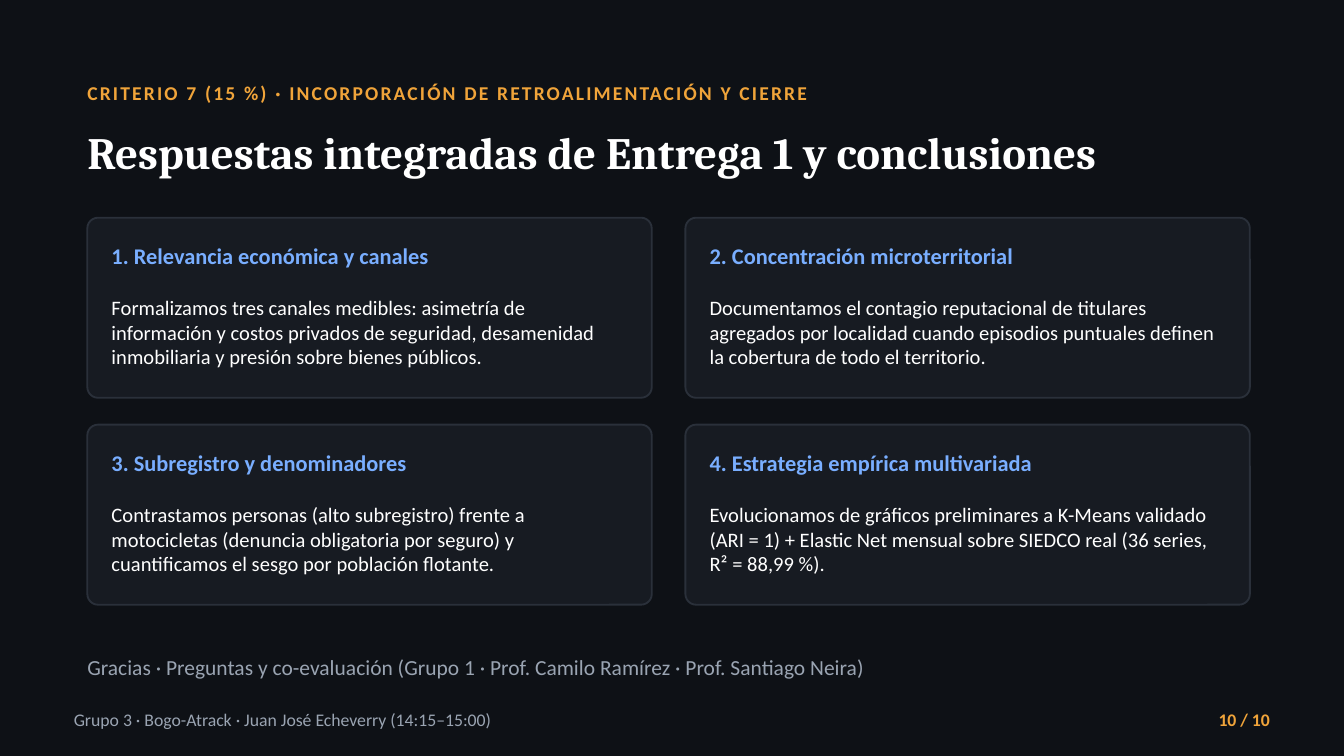
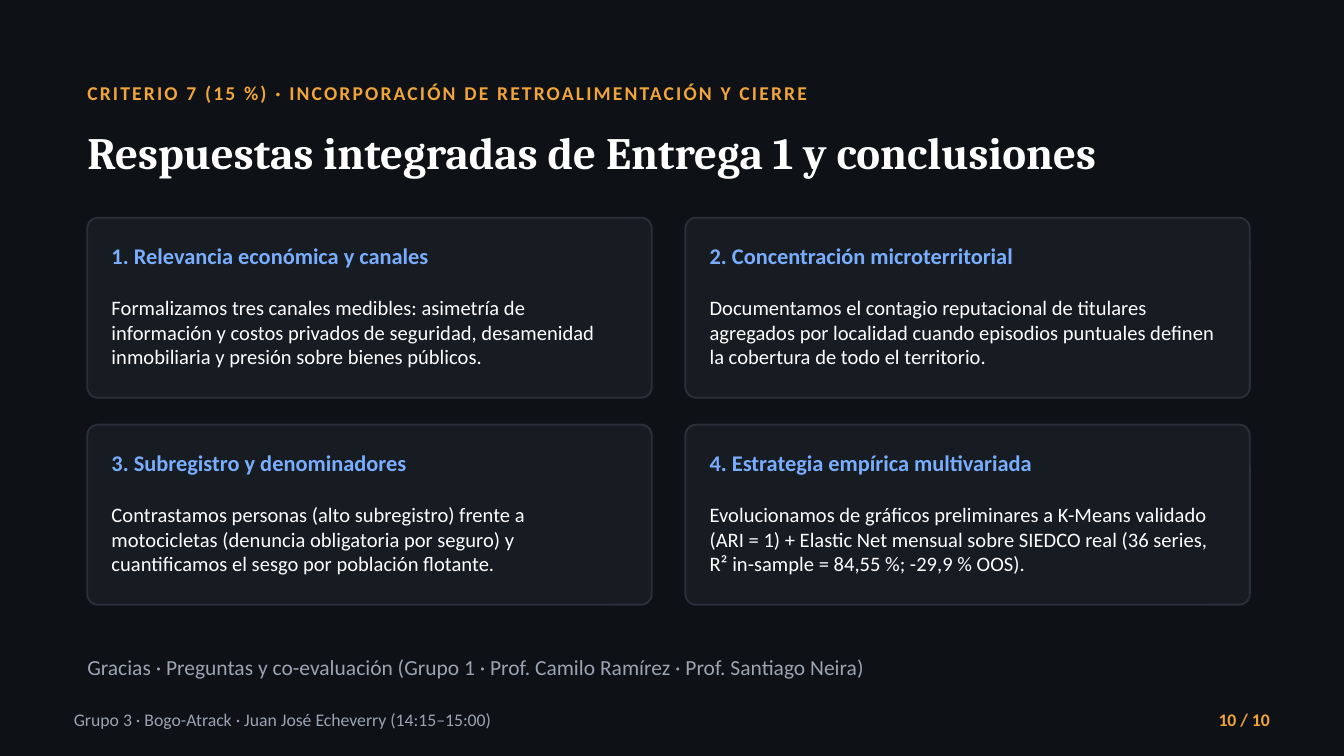
Before and after one commit to juanjo-edm/Repo_Entrega_Final_Taller_R, a slide deck: slide 10 of output/entregas/03_presentacion_plenaria/presentacion_grupo_3.pptx. Drawn at 1344x756 pixels with LibreOffice and Linux fonts; fonts in the diff are those of the drawing. Boxes give left, top, right and bottom in pixels: in the first picture for what was removed or moved away, otherwise in the second. Text is boxed around its words. In the diff, an @@ line names an element or a change of style, - is before the commit and + after.

```diff
--- a/output/entregas/03_presentacion_plenaria/presentacion_grupo_3.pptx
+++ b/output/entregas/03_presentacion_plenaria/presentacion_grupo_3.pptx
@@ text at (710,507,1207,575): text changed @@
-Evolucionamos de gráficos preliminares a K-Means validado (ARI = 1) + Elastic Net mensual sobre SIEDCO real (36 series, R² = 88,99 %).
+Evolucionamos de gráficos preliminares a K-Means validado (ARI = 1) + Elastic Net mensual sobre SIEDCO real (36 series, R² in-sample = 84,55 %; -29,9 % OOS).
```
Also in this commit, not shown: 4 other slides changed, 54 other files.
